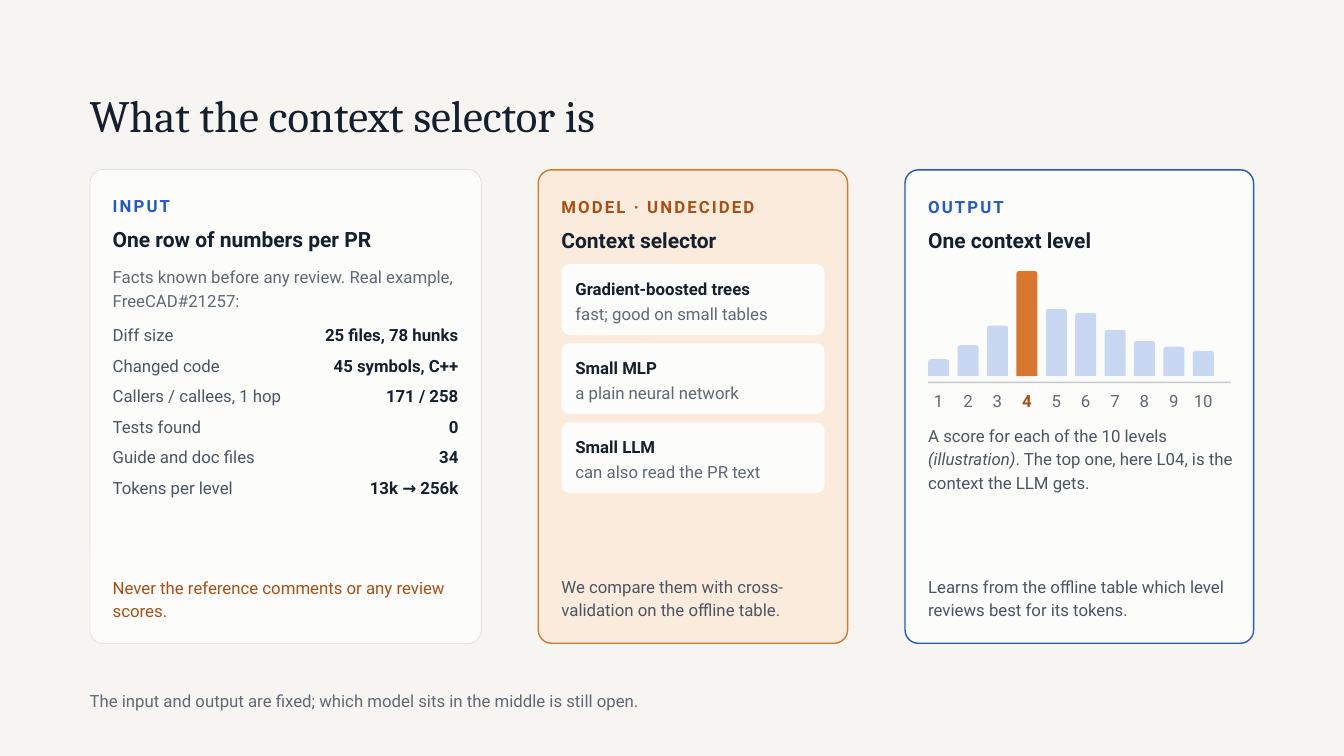
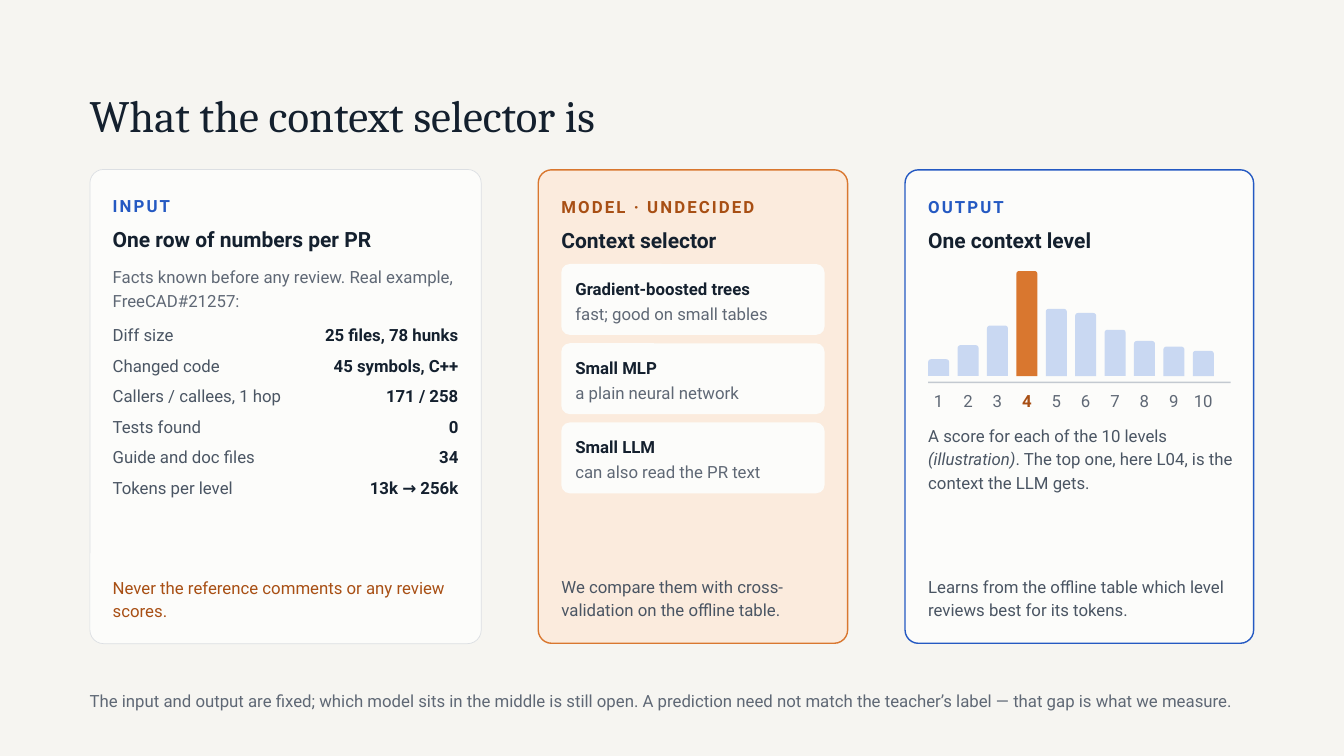
Before and after one commit to michaelsliu3/CS536_Project, a slide deck: slide 7 of Roadmap update since the midpoint.pptx. Drawn at 1344x756 pixels with LibreOffice and Linux fonts; fonts in the diff are those of the drawing; background and template pictures are left out. Boxes give left, top, right and bottom in pixels: in the first picture for what was removed or moved away, otherwise in the second. Text is boxed around its words. In the diff, an @@ line names an element or a change of style, - is before the commit and + after.

```diff
--- a/Roadmap update since the midpoint.pptx
+++ b/Roadmap update since the midpoint.pptx
@@ text at (90, 694, 1231, 711): text changed @@
-The input and output are fixed; which model sits in the middle is still open.
+The input and output are fixed; which model sits in the middle is still open. A prediction need not match the teacher’s label — that gap is what we measure.
```
Also in this commit, not shown: 4 other slides changed, 2 slides added, 1 slide removed.
